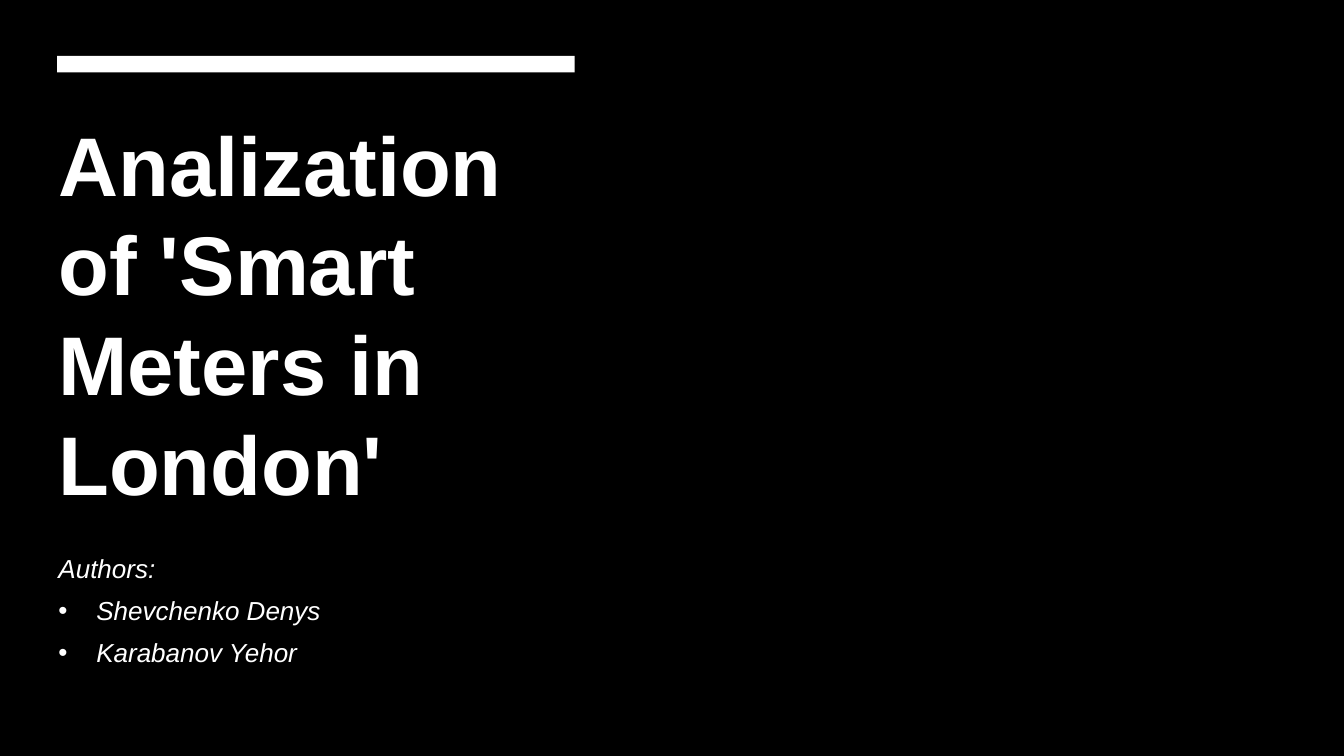
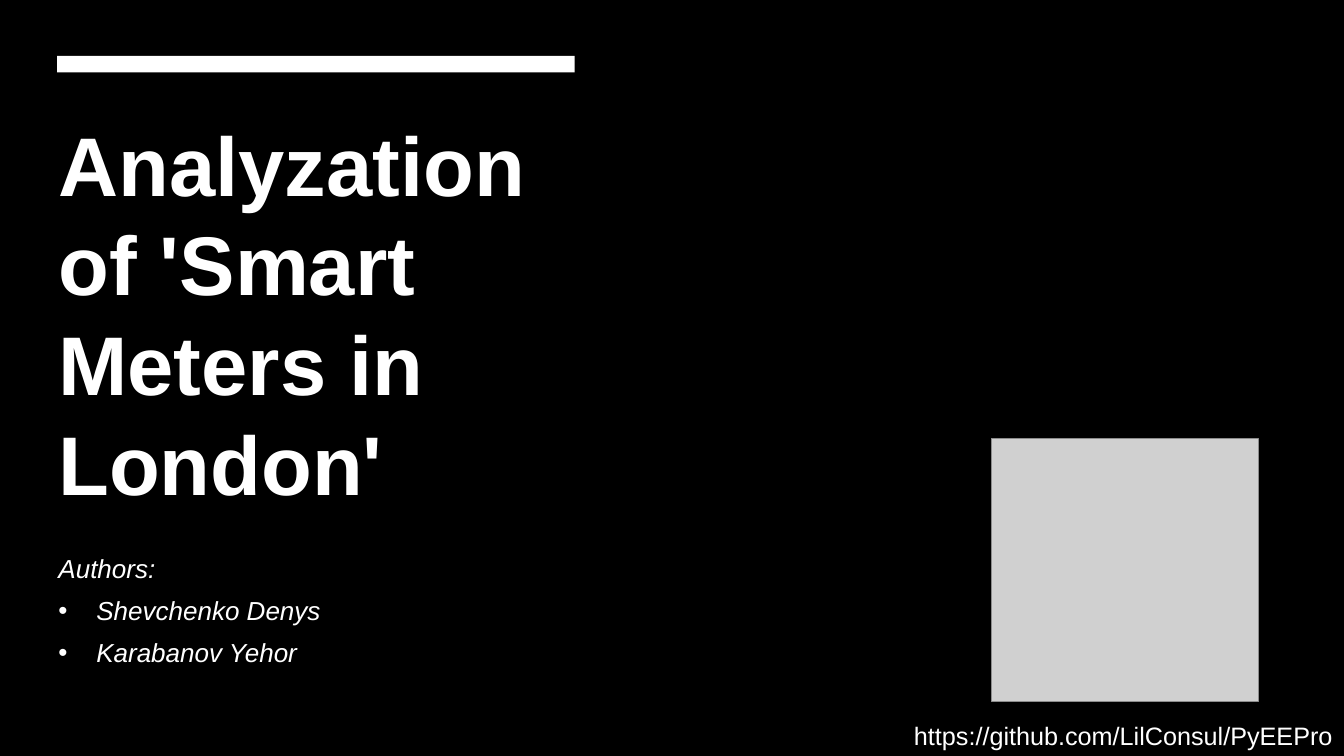
Before and after one commit to LilConsul/PyEEPro, a slide deck: slide 1 of docs/Analization of 'Smart Meters in London'.pptx. Drawn at 1344x756 pixels with LibreOffice and Linux fonts; fonts in the diff are those of the drawing; grey boxes stand for pictures; background and template pictures are left out. Boxes give left, top, right and bottom in pixels: in the first picture for what was removed or moved away, otherwise in the second. Text is boxed around its words. In the diff, an @@ line names an element or a change of style, - is before the commit and + after.

Commit message:
add new .pptx file

```diff
--- a/docs/Analization of 'Smart Meters in London'.pptx
+++ b/docs/Analization of 'Smart Meters in London'.pptx
@@ title at [58,135,524,496]: text changed @@
-Analization of 'Smart Meters in London'
+Analyzation of 'Smart Meters in London'
@@ picture added at [992,439,1259,703] @@
@@ text added at [914,726,1332,751], 18 pt, text #FFFFFF @@
+https://github.com/LilConsul/PyEEPro
```
Also in this commit, not shown: 9 slides added, 7 slides removed.
